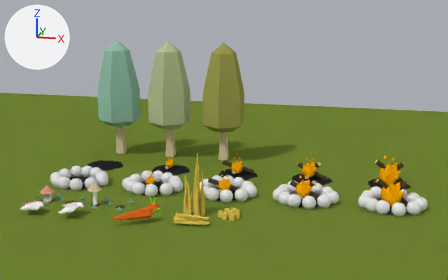
An edit to the Blender file Assets/DontStarve/DontStarveAssets01.blend, drawn before and after from the same camera.
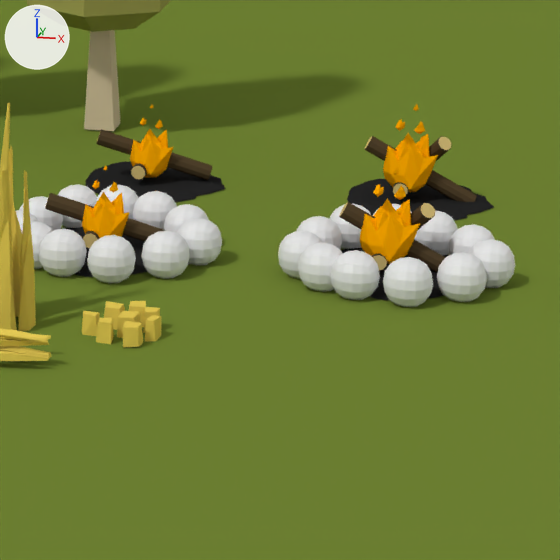
Old and new are each drawn from a camera (50 mm lens) standing at (5.14, -6.25, 7.22) and looking at (0.94, 11.7, 2.62) and again close up on the part from 44% to 78% of the width and 44% to 100% of the height. The lights are fixed; the arrows at upper left show +X, +Y and +Z.

Script lines for the objects in view, before the commit:
```python
me_circle_031 = bpy.data.meshes.new('Circle.031')
me_circle_031.from_pydata(...)  # 64 vertices, 34 faces; spans x -1.22..1.32, y -1.31..1.24, z -0.04..0.01
me_circle_031.materials.append(mat_material_006)  # black #272727
me_cylinder_016 = bpy.data.meshes.new('Cylinder.016')
me_cylinder_016.from_pydata(...)  # 40 vertices, 32 faces; spans x -0.95..0.95, y -1.0..1.0, z -1.01..1.01
# faces by material slot: [30, 2]
me_cylinder_016.materials.append(mat_material_004)  # brown #52432d
me_cylinder_016.materials.append(mat_material_005)  # yellow #d4bb79
me_icosphere_016 = bpy.data.meshes.new('Icosphere.016')
me_icosphere_016.from_pydata(...)  # 50 vertices, 90 faces; spans x -0.95..1.28, y -1.03..1.03, z -1.0..1.59
me_icosphere_016.materials.append(mat_material_009)  # orange #ffab00
ob_circle_004 = bpy.data.objects.new('Circle.004', me_circle_031)
ob_circle_004.location = (3.265, 14.236, 0.038)
ob_circle_004.scale = (0.612, 0.612, 0.612)
ob_cylinder_043 = bpy.data.objects.new('Cylinder.043', me_cylinder_016)
ob_cylinder_043.location = (0.406, 14.215, 0.324)
ob_cylinder_043.rotation_euler = (-14.69, 0.949, -1.873)  # degrees (238, 54, -107)
ob_cylinder_043.scale = (-0.0849, -0.0849, -0.632)
ob_icosphere_015 = bpy.data.objects.new('Icosphere.015', me_icosphere_016)
ob_icosphere_015.location = (3.142, 14.186, 0.358)
ob_icosphere_015.scale = (0.257, 0.257, 0.257)
# also in view: 'Icosphere.020' at (3.15, 16.53, 0.43); 'Cube.003' at (3.25, 14.23, 0.2); 'Cylinder.034' at (3.25, 16.56, 0.32); 'Cylinder.033' at (3.28, 14.21, 0.32); 'Mesh1 Oak_Green Model.002' at (-0.69, 18.59, 2.49)
```
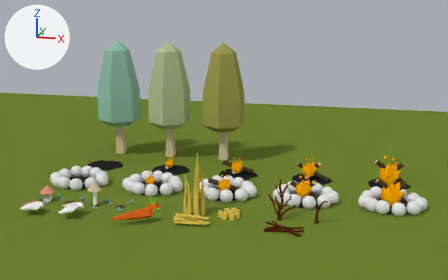
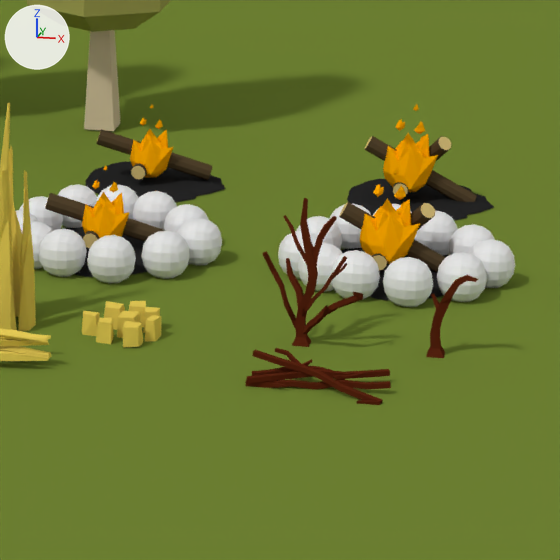
Commit message: Added twigs

Edits to the bpy script that builds the scene:
```text
Add mat_twigs:
    mat_twigs = diffuse_material('Twigs')
    mat_twigs.base_color = (0.102, 0.018, 0.00597)  # brown #5a2412
Add me_cube_022:
    me_cube_022.from_pydata(...)  # 144 vertices, 138 faces; spans x -2.51..2.11, y -11.75..-2.66, z -1.47..2.72
    me_cube_022.materials.append(mat_twigs)  # brown #5a2412
Add me_cube_023:
    me_cube_023.from_pydata(...)  # 212 vertices, 202 faces; spans x 0.5..3.9, y -7.8..1.9, z -6.1..17.0
    me_cube_023.materials.append(mat_twigs)  # brown #5a2412
Add me_cube_024:
    me_cube_024.from_pydata(...)  # 48 vertices, 46 faces; spans x 1.54..3.15, y -6.11..-2.17, z -6.11..7.37
    me_cube_024.materials.append(mat_twigs)  # brown #5a2412
Add ob_cube_010:
    ob_cube_010 = bpy.data.objects.new('Cube.010', me_cube_022)
    ob_cube_010.location = (2.962, 11.635, 0.074)
    ob_cube_010.scale = (0.262, 0.0585, 0.0585)
Add ob_cube_011:
    ob_cube_011 = bpy.data.objects.new('Cube.011', me_cube_023)
    ob_cube_011.location = (2.144, 12.395, 0.357)
    ob_cube_011.scale = (0.262, 0.0585, 0.0585)
Add ob_cube_012:
    ob_cube_012 = bpy.data.objects.new('Cube.012', me_cube_024)
    ob_cube_012.location = (3.323, 12.395, 0.357)
    ob_cube_012.scale = (0.262, 0.0585, 0.0585)
```

Location of each change, [x1, y1, x2, y2] in pixels of the close-ups (560 x 560 px):
'Cube.011', added (brown): after [263, 198, 363, 347]
'Cube.010', added (brown): after [245, 348, 391, 405]
'Cube.012', added (brown): after [426, 275, 478, 358]
